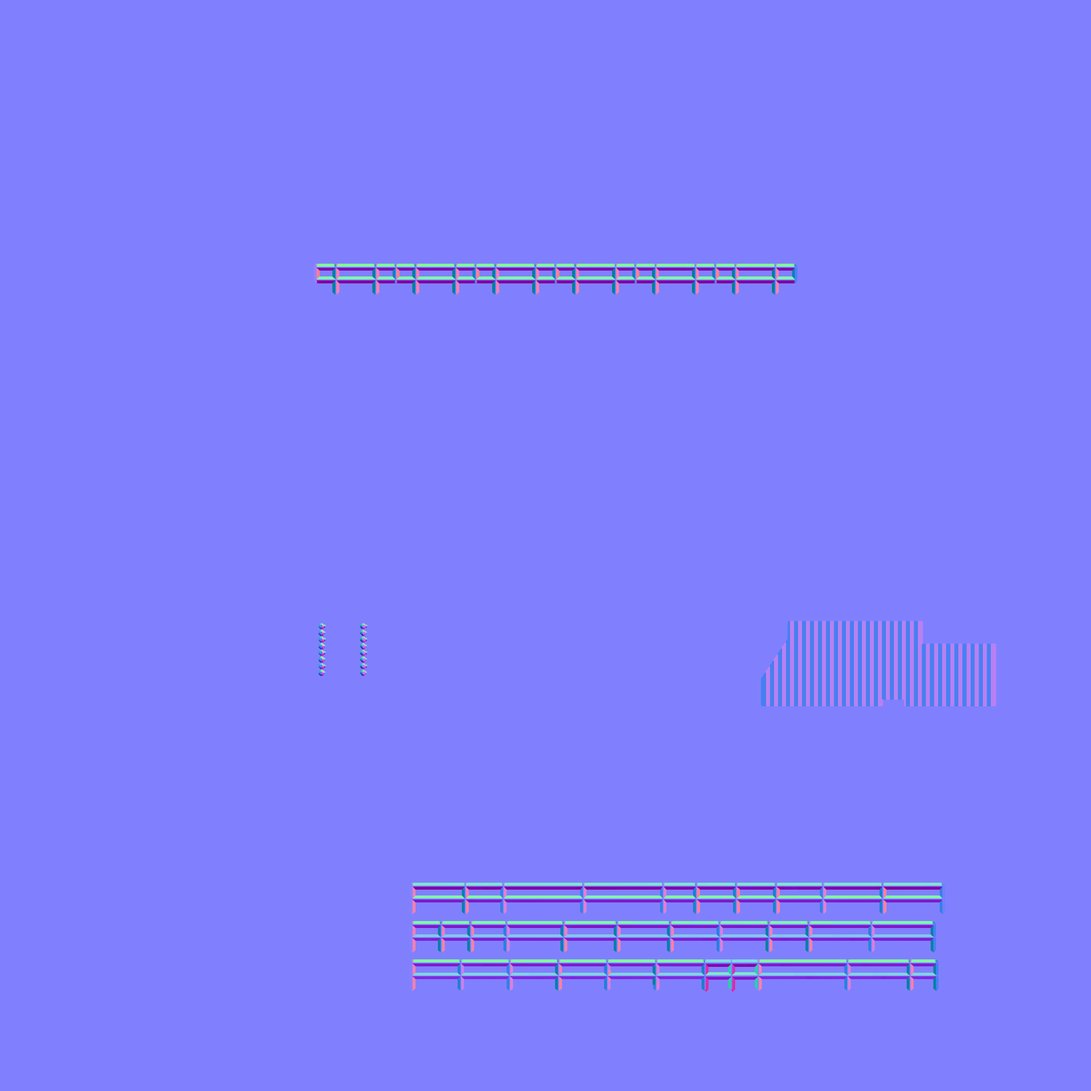
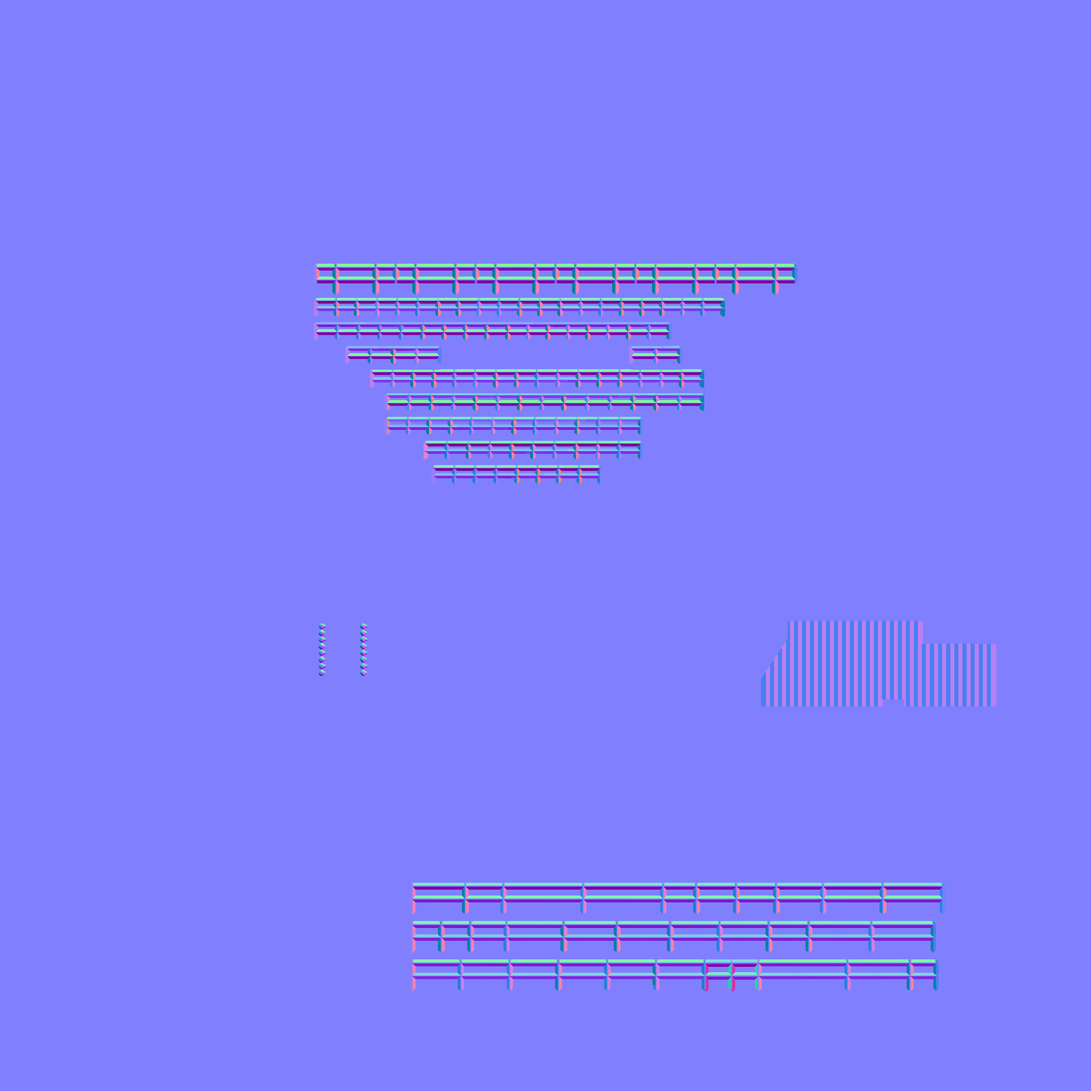
Layered file, before and after one edit (1091px x 1091px). Changes by layer:
painted on "Background" over [313, 297, 726, 485]
